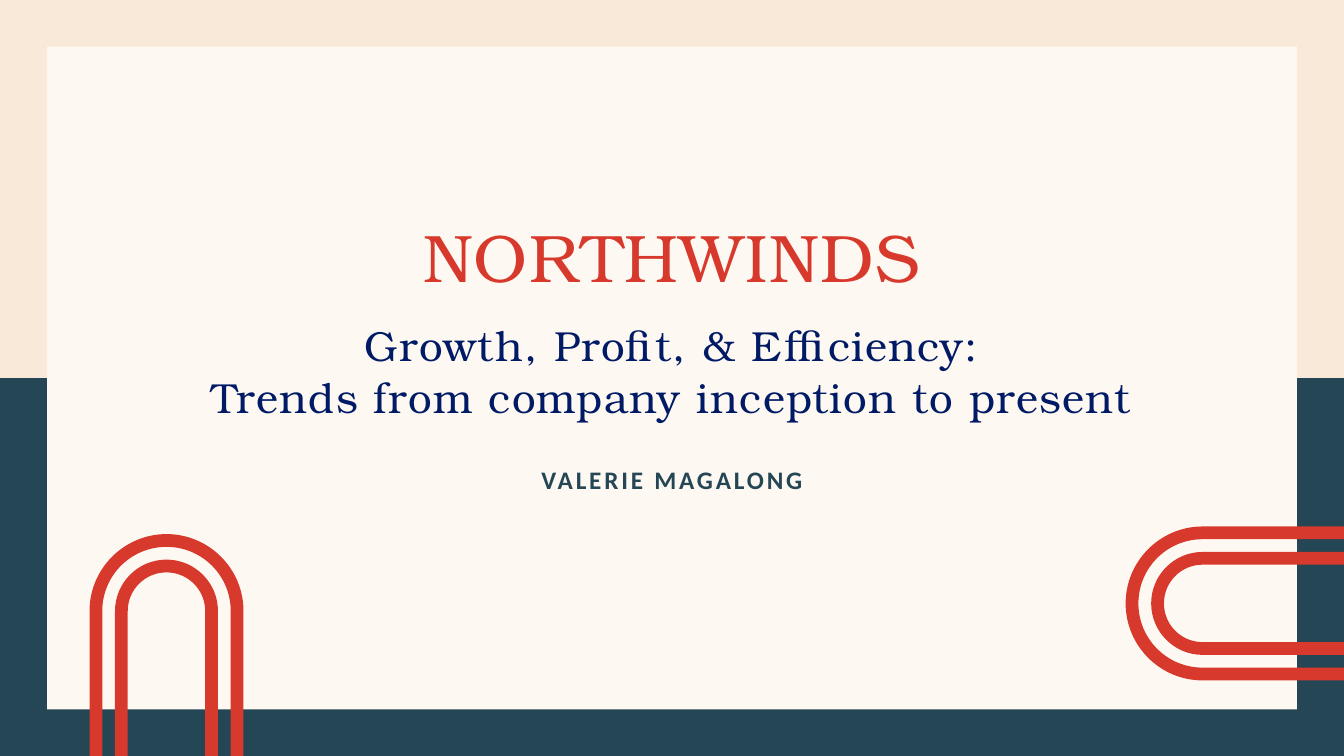
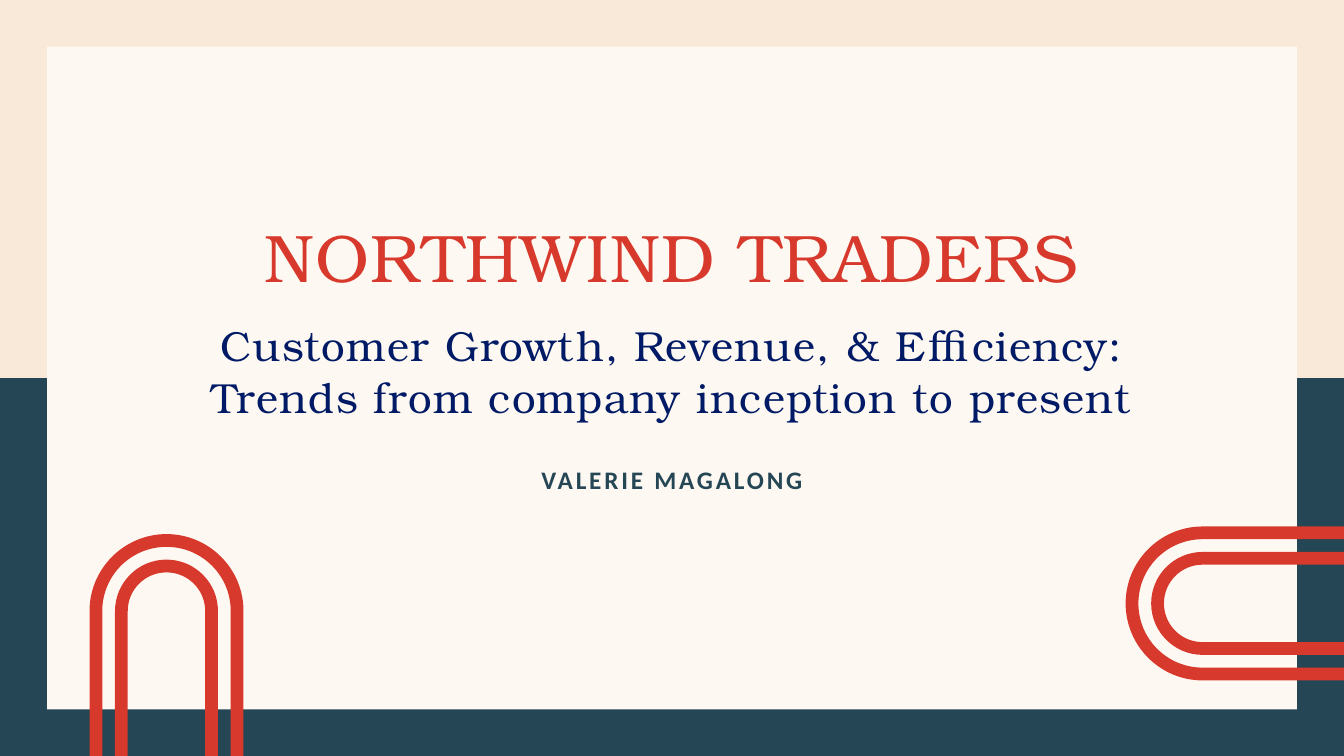
Before and after one commit to valeriemagalong/Northwind-Business-Analysis, a slide deck: slide 1 of northwind_business_presentation.pptx. Drawn at 1344x756 pixels with LibreOffice and Linux fonts; fonts in the diff are those of the drawing. Boxes give left, top, right and bottom in pixels: in the first picture for what was removed or moved away, otherwise in the second. Text is boxed around its words. In the diff, an @@ line names an element or a change of style, - is before the commit and + after.

Commit message:
Analyze lifetime revenue by product category and add graph to PowerPoint

```diff
--- a/northwind_business_presentation.pptx
+++ b/northwind_business_presentation.pptx
@@ title at box(265, 235, 1078, 283): text changed @@
-NORTHWINDS
+NORTHWIND TRADERS
@@ text at box(220, 330, 1122, 371): text changed @@
-Growth, Profit, & Efficiency:
+Customer Growth, Revenue, & Efficiency:
```
Also in this commit, not shown: 3 other slides changed, 2 slides added, 1 slide removed, 1 other file.
